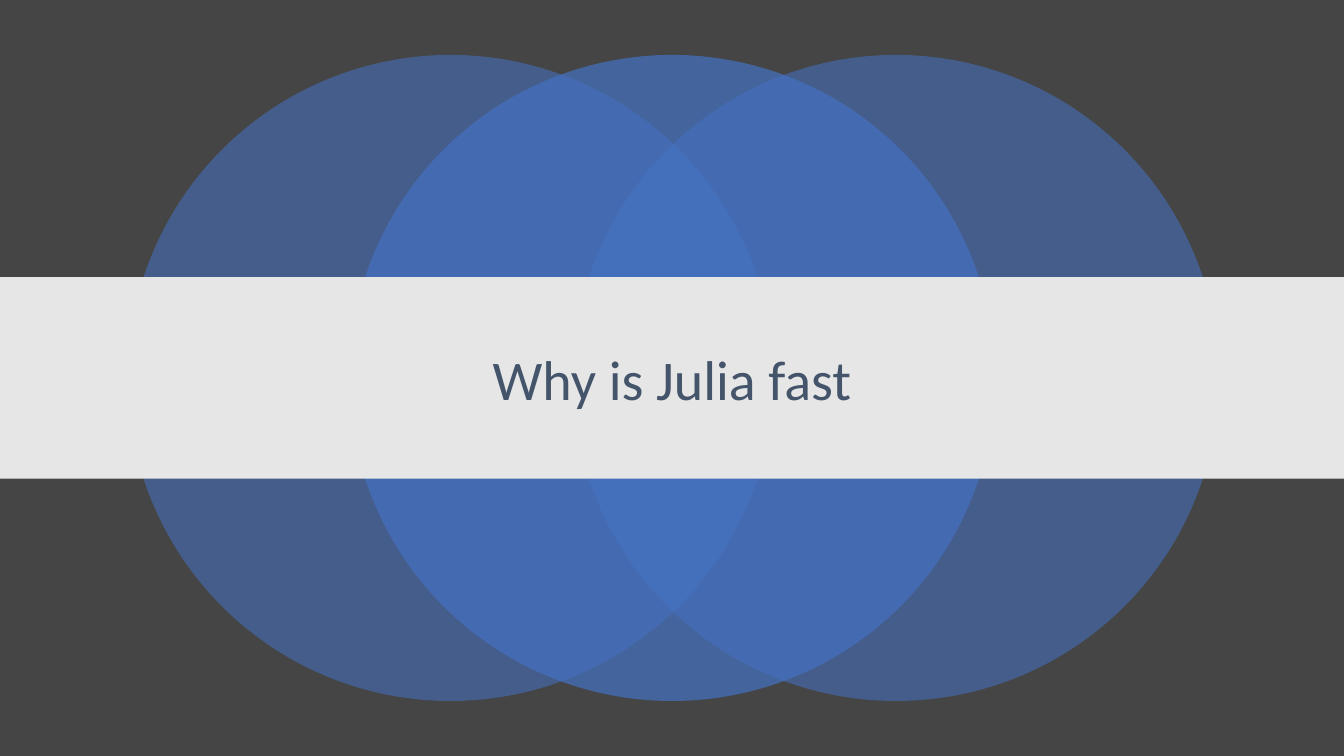
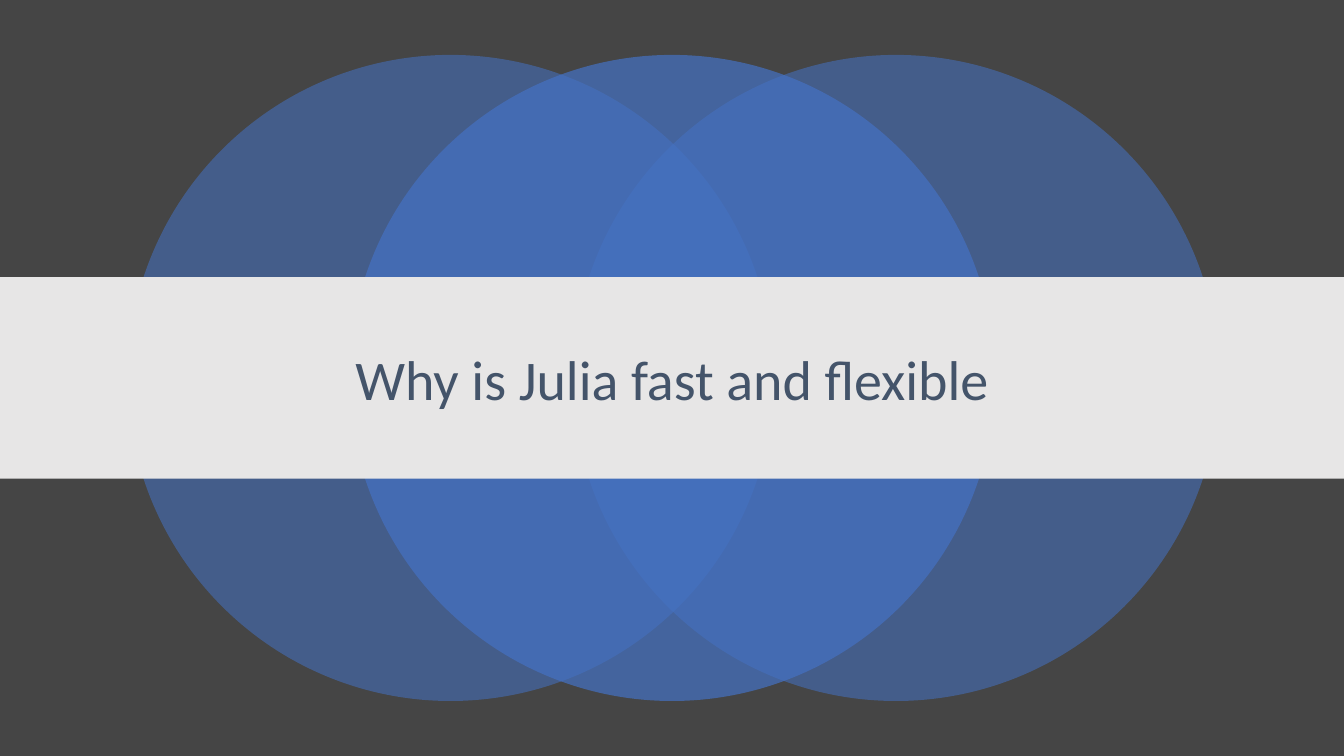
Before and after one commit to senresearch/julia-intro-docs, a slide deck: slide 1 of notebooks/xiaoqi-why-julia-fast.pptx. Drawn at 1344x756 pixels with LibreOffice and Linux fonts; fonts in the diff are those of the drawing. Boxes give left, top, right and bottom in pixels: in the first picture for what was removed or moved away, otherwise in the second. Text is boxed around its words. In the diff, an @@ line names an element or a change of style, - is before the commit and + after.

```diff
--- a/notebooks/xiaoqi-why-julia-fast.pptx
+++ b/notebooks/xiaoqi-why-julia-fast.pptx
@@ title at box(355, 361, 989, 409): text changed @@
-Why is Julia fast
+Why is Julia fast and flexible
```
Also in this commit, not shown: 3 other slides changed, 3 slides added, 1 slide removed.
